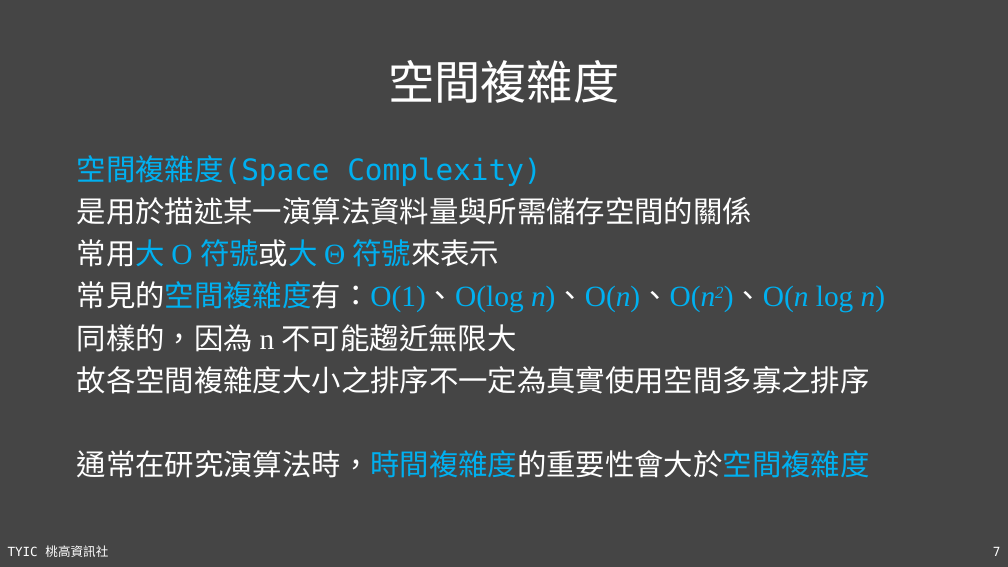
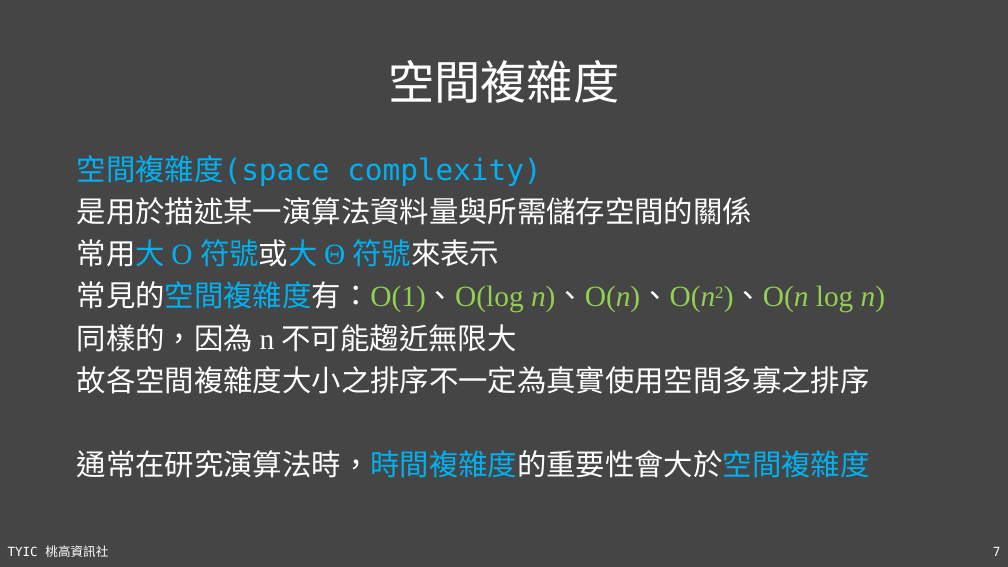
Before and after one commit to TYSHIC/slides, a slide deck: slide 7 of ppt/90_基礎資料結構與演算法.pptx. Drawn at 1008x567 pixels with LibreOffice and Linux fonts; fonts in the diff are those of the drawing. Boxes give left, top, right and bottom in pixels: in the first picture for what was removed or moved away, otherwise in the second. Text is boxed around its words. In the diff, an @@ line names an element or a change of style, - is before the commit and + after.

```diff
--- a/ppt/90_基礎資料結構與演算法.pptx
+++ b/ppt/90_基礎資料結構與演算法.pptx
@@ text at (77,155,541,186): text changed @@
-空間複雜度(Space Complexity)
+空間複雜度(space complexity)
@@ text at (77,281,885,313): text colour #00B0F0 to #92D050 in "常見的空間複雜度有：O(1)、O(log n)、O(n)、O(n2)、O(n log n)"; italic off in "n)、O(n)、O(n2)、O(n" @@
```
Also in this commit, not shown: 10 other slides changed, 1 slide added, 3 other files.
